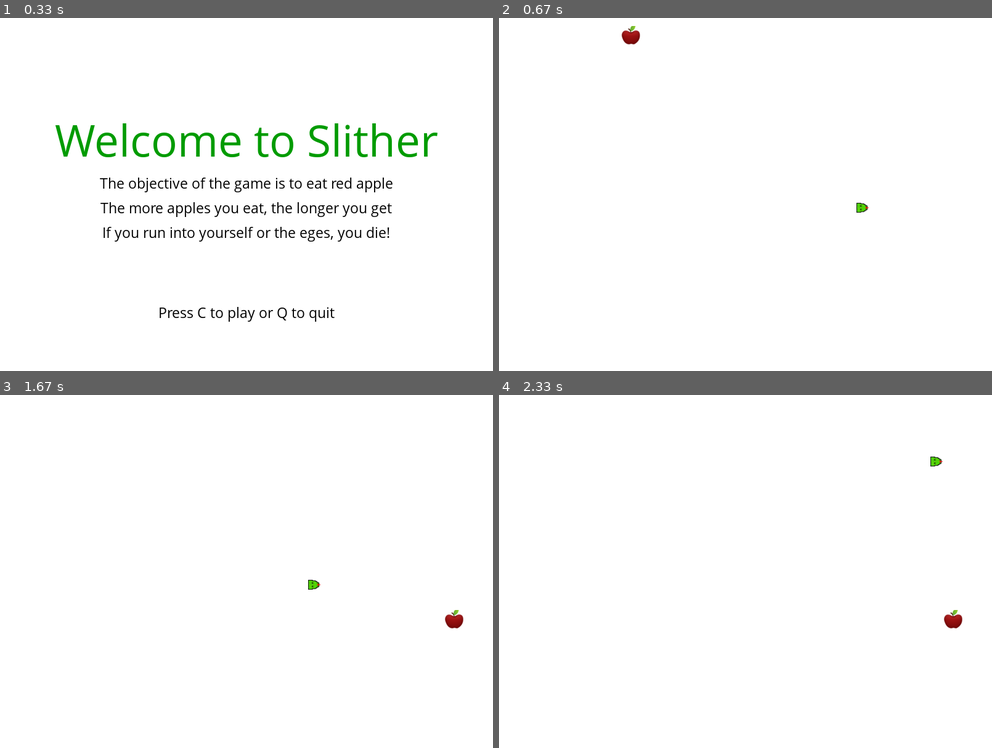
Above: before the commit, frames 1-4 (two rows, left to right).
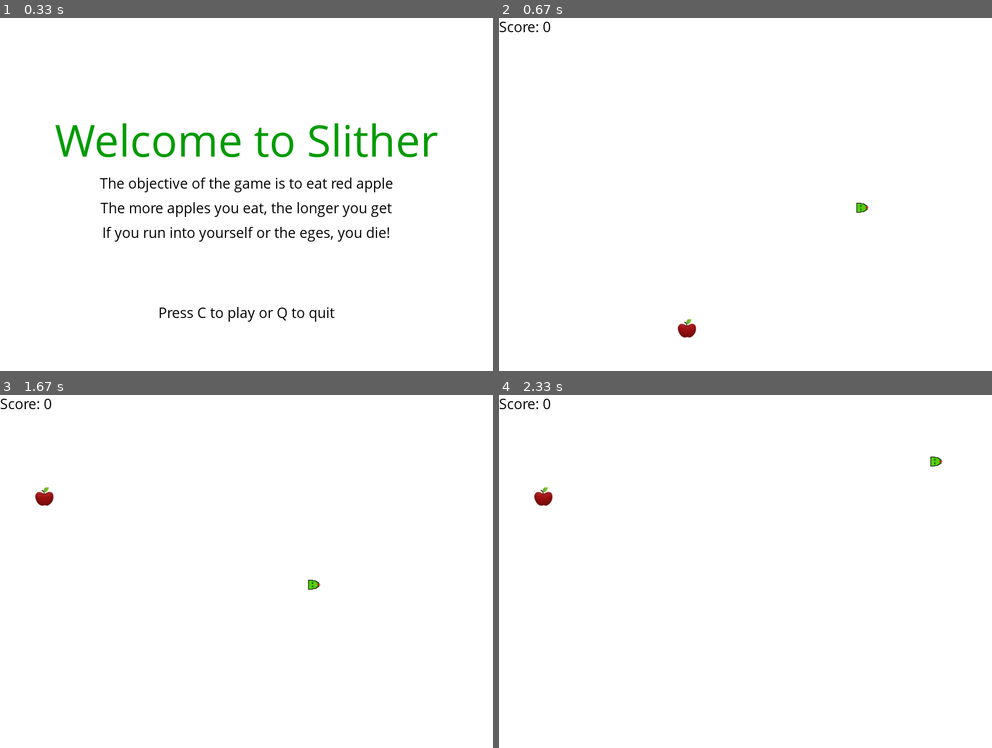
Above: after the commit, the same moments.

Repository: jchen236/pygame_fun
Game: pygame game, started from tutorial_1/framework.py
Two runs of this game, one before a commit and one after it. Both use one fixed random seed, a clock stepped at 60 frames per second and the inputs below.
Inputs:
- Up to frame 1 (0.33 s): no input
- Up to frame 2 (0.67 s): tap C at 0.33 s
- Up to frame 3 (1.67 s): tap Enter at 0.67 s; hold Right 1-1.47 s; tap C at 1.5 s
- Up to frame 4 (2.33 s): hold Up 1.83-2.13 s; hold Right from 2.17 s (still down)

Frame 1 is identical in both runs. In frame 2, 0.4% of the frame differs, in the area x 0-40%, y 1-91%; in frame 3, 0.4%; in frame 4, 0.4%.

Commit message:
Add scoring

Diff:
--- a/tutorial_1/framework.py
+++ b/tutorial_1/framework.py
@@ -54,6 +54,14 @@
         pygame.display.update()
         clock.tick(FPS/2)
 
+def score(score):
+    text = small_font.render("Score: " + str(score), True, BLACK)
+    gameDisplay.blit(text, [0,0])
+
+def rand_apple_gen():
+    rand_apple_x = round(random.randrange(0, DISPLAY_WIDTH - APPLE_THICKNESS))#/10.0) * 10.0
+    rand_apple_y = round(random.randrange(0, DISPLAY_HEIGHT - APPLE_THICKNESS))#/10.0) * 10.0
+    return rand_apple_x, rand_apple_y
 
 def snake(snake_list):
     if direction == "right":
@@ -92,8 +100,7 @@
     lead_y = DISPLAY_HEIGHT / 2
     lead_x_change = BLOCK_SIZE/2
     lead_y_change = 0
-    rand_apple_x = round(random.randrange(0, DISPLAY_WIDTH - APPLE_THICKNESS))#/10.0) * 10.0
-    rand_apple_y = round(random.randrange(0, DISPLAY_HEIGHT - APPLE_THICKNESS))#/10.0) * 10.0
+    rand_apple_x, rand_apple_y = rand_apple_gen()
 
     snake_list = []
     snake_length = 1
@@ -158,13 +165,12 @@
                 gameOver = True
 
         snake(snake_list)
-
+        score(snake_length - 1)
         pygame.display.update()
 
 
         if lead_x > rand_apple_x - BLOCK_SIZE and lead_x < rand_apple_x + APPLE_THICKNESS and lead_y > rand_apple_y - BLOCK_SIZE and lead_y < rand_apple_y + APPLE_THICKNESS:
-            rand_apple_x = round(random.randrange(0, DISPLAY_WIDTH - APPLE_THICKNESS))
-            rand_apple_y = round(random.randrange(0, DISPLAY_HEIGHT - APPLE_THICKNESS))
+            rand_apple_x, rand_apple_y = rand_apple_gen()
             snake_length += 1
 
 
